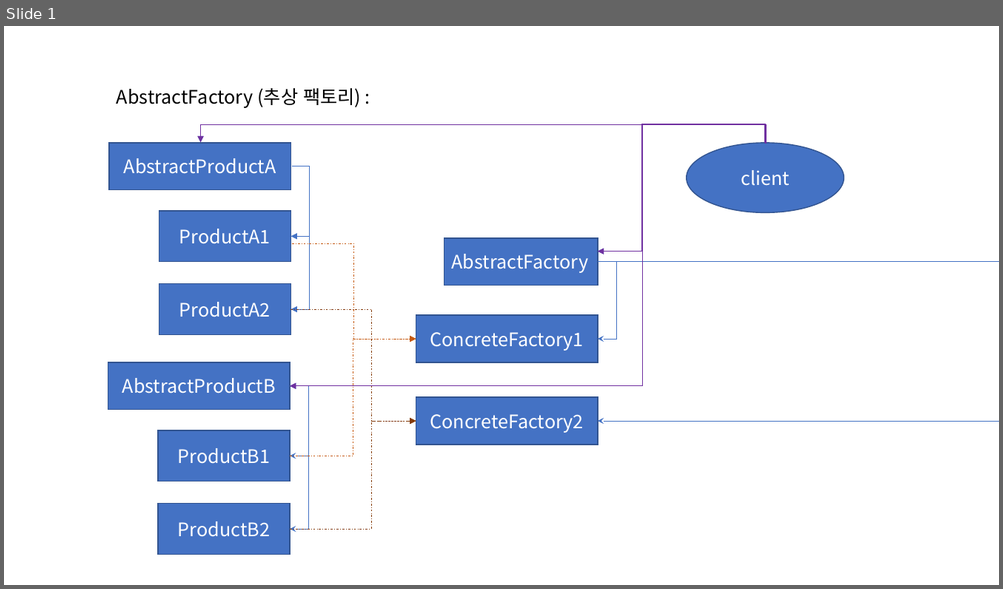
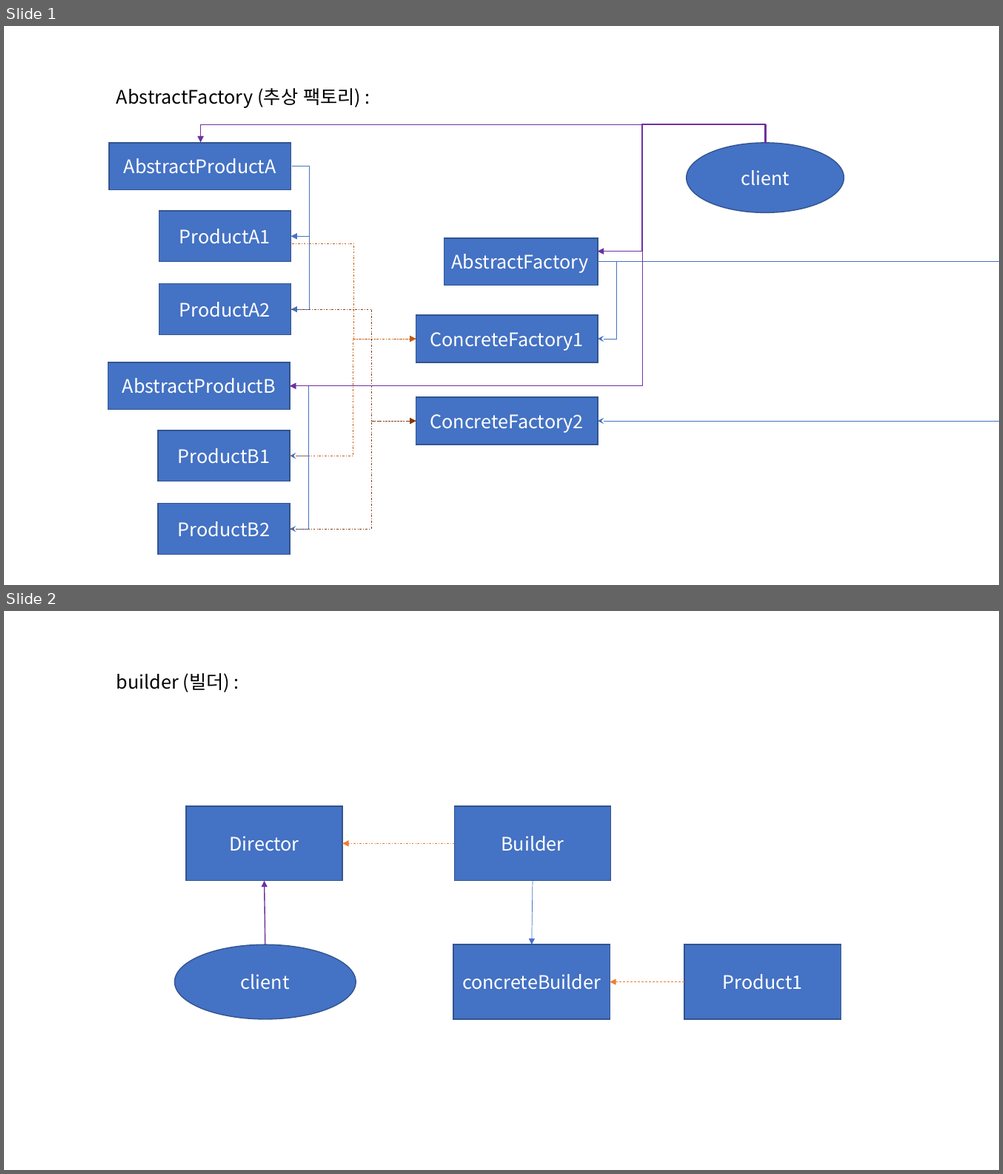
Before and after one commit to ksalung/CreationalPattern, a slide deck: CreationalPattern도표.pptx. Shown one above the other, each under a label of ours: slide 1 before the commit, slides 1 and 2 after it. The pictures are 1003x589 and 1003x1174 pixels, drawn with LibreOffice and Linux fonts; fonts in the diff are those of the drawing. Boxes give left, top, right and bottom in pixels: in the first picture for what was removed or moved away, otherwise in the second. Text is boxed around its words. In the diff, an @@ line names an element or a change of style, - is before the commit and + after.

Commit message:
builder 정리

```diff
--- a/CreationalPattern도표.pptx
+++ b/CreationalPattern도표.pptx
@@ slide 2 added at <box>4,611,999,1170</box>, background #FFFFFF @@
@@ text added at <box>116,673,230,692</box>, 18 pt, text #000000 @@
+builder (빌더) :
@@ rectangle added at <box>186,806,343,881</box>, fill #4472C4, outline #325491 1 pt, 18 pt, text #FFFFFF @@
+Director
@@ rectangle added at <box>455,806,612,881</box>, fill #4472C4, outline #325491 1 pt, 18 pt, text #FFFFFF @@
+Builder
@@ arrow added from (455, 844) to (343, 844), #ED7D31 0.5 pt dashed @@
@@ arrow added from (265, 945) to (264, 881), #7030A0 1 pt @@
@@ arrow added from (532, 881) to (532, 945), #4472C4 0.5 pt @@
@@ ellipse added at <box>175,945,356,1020</box>, fill #4472C4, outline #325491 1 pt, 18 pt, text #FFFFFF @@
+client
@@ rectangle added at <box>453,945,610,1020</box>, fill #4472C4, outline #325491 1 pt, 18 pt, text #FFFFFF @@
+concreteBuilder
@@ rectangle added at <box>685,945,841,1020</box>, fill #4472C4, outline #325491 1 pt, 18 pt, text #FFFFFF @@
+Product1
@@ arrow added from (685, 982) to (610, 982), #ED7D31 0.5 pt dashed @@
```
